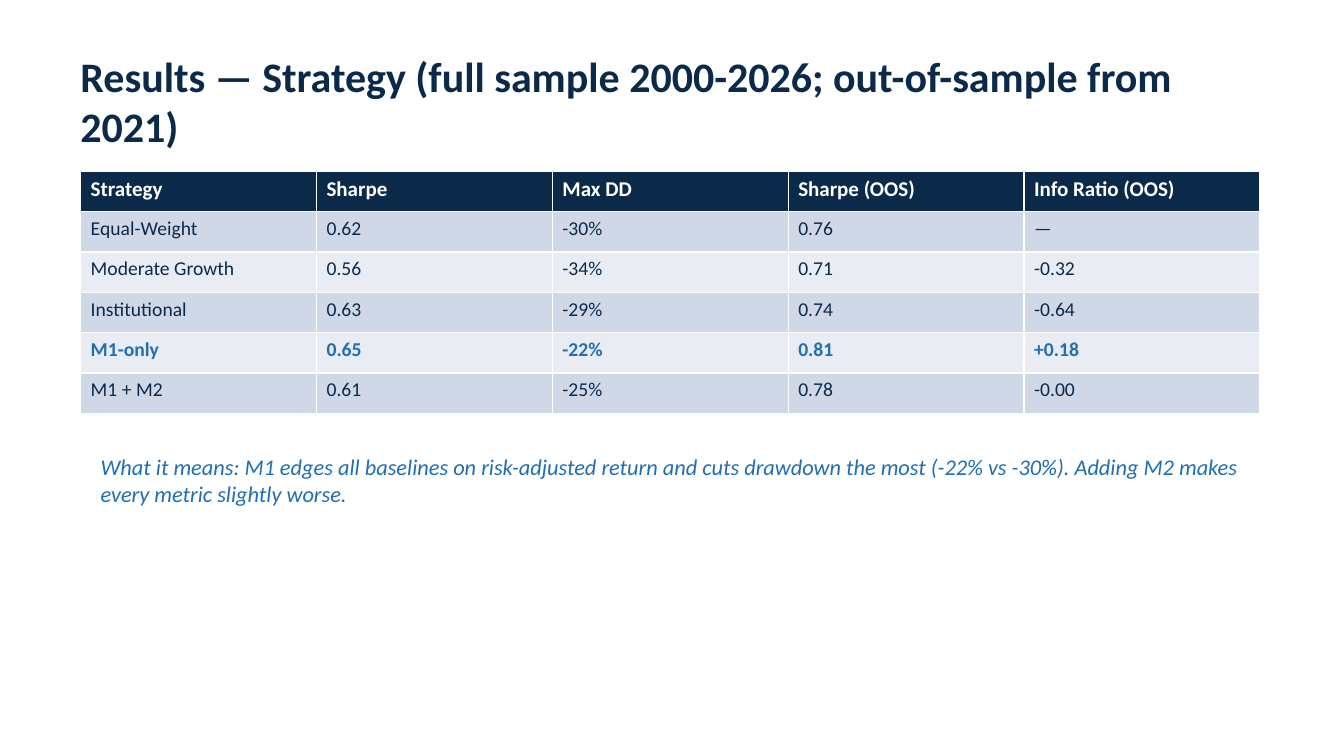
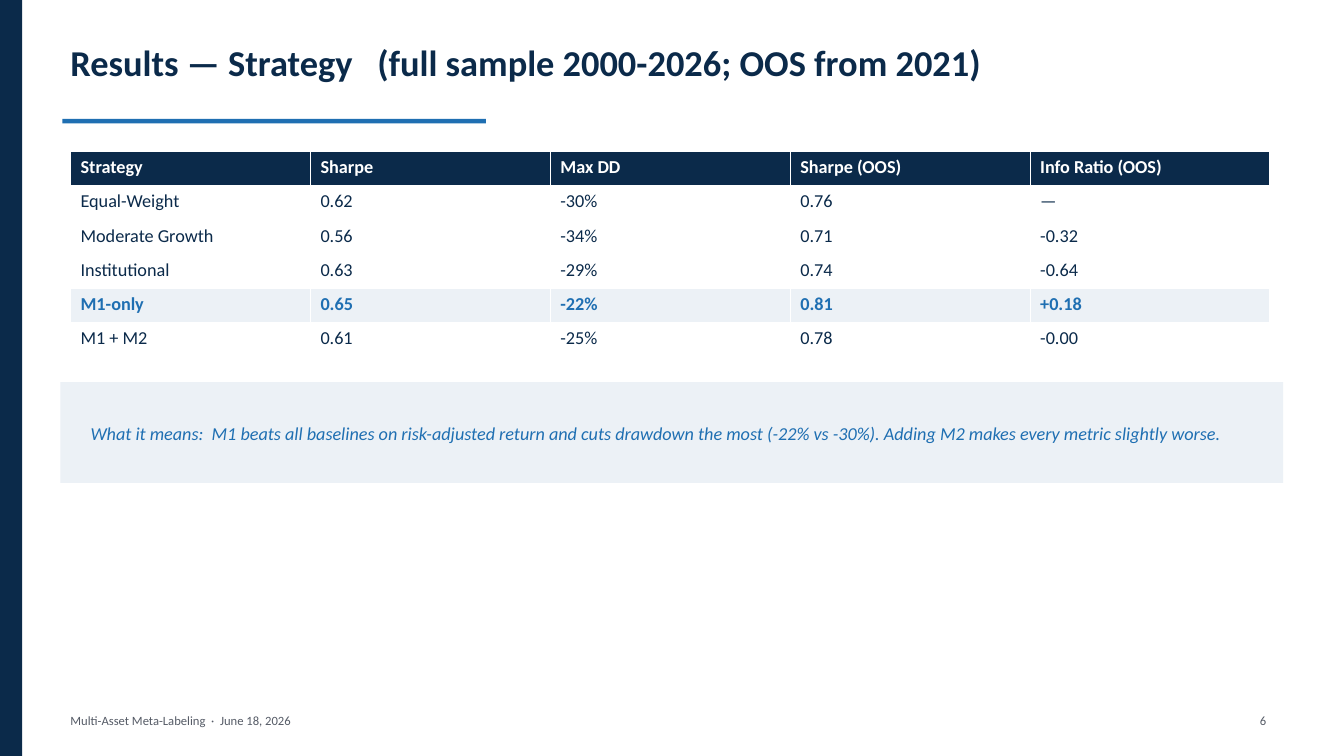
Before and after one commit to elakumuk/SSGA-Summer2026, a slide deck: slide 7 of reports/Meta_Labeling_Deck.pptx. Drawn at 1344x756 pixels with LibreOffice and Linux fonts; fonts in the diff are those of the drawing. Boxes give left, top, right and bottom in pixels: in the first picture for what was removed or moved away, otherwise in the second. Text is boxed around its words. In the diff, an @@ line names an element or a change of style, - is before the commit and + after.

```diff
--- a/reports/Meta_Labeling_Deck.pptx
+++ b/reports/Meta_Labeling_Deck.pptx
@@ rectangle added at box(0, 0, 22, 756), fill #0B2A4A @@
@@ text at box(70, 49, 981, 82): text changed; size 30 to 26 pt @@
-Results — Strategy (full sample 2000-2026; out-of-sample from 2021)
+Results — Strategy (full sample 2000-2026; OOS from 2021)
@@ rectangle added at box(63, 119, 486, 123), fill #1F6FB2 @@
@@ table at box(71, 151, 1270, 357) @@
@@ fill #D0D8E8 to #FFFFFF in 15 cells @@
@@ fill #E9EDF4 to #FFFFFF in row 3 @@
@@ fill #E9EDF4 to #ECF1F6 in row 5 @@
@@ size 15 to 13 pt in "Strategy", "Sharpe", "Max DD", "Sharpe (OOS)" and 1 more places @@
@@ size 14 to 13 pt in "Equal-Weight", "0.62", "-30%", "0.76" and 21 more places @@
@@ table: place and size @@
-table at box(81, 171, 1260, 413)
+table at box(71, 151, 1270, 357)
@@ rectangle added at box(60, 382, 1284, 483), fill #ECF1F6 @@
@@ text "What it means: M1 beats ..." at box(91, 427, 1220, 443): vertical alignment top to middle @@
@@ text at box(91, 427, 1220, 443): text changed; size 16 to 13 pt @@
-What it means: M1 edges all baselines on risk-adjusted return and cuts drawdown the most (-22% vs -30%). Adding M2 makes every metric slightly worse.
+What it means: M1 beats all baselines on risk-adjusted return and cuts drawdown the most (-22% vs -30%). Adding M2 makes every metric slightly worse.
@@ text added at box(70, 716, 291, 727), 9 pt, text #555B66 @@
+Multi-Asset Meta-Labeling · June 18, 2026
@@ text added at box(1260, 716, 1266, 725), 9 pt, text #555B66 @@
+6
```
Also in this commit, not shown: 11 other slides changed, 1 other file.
